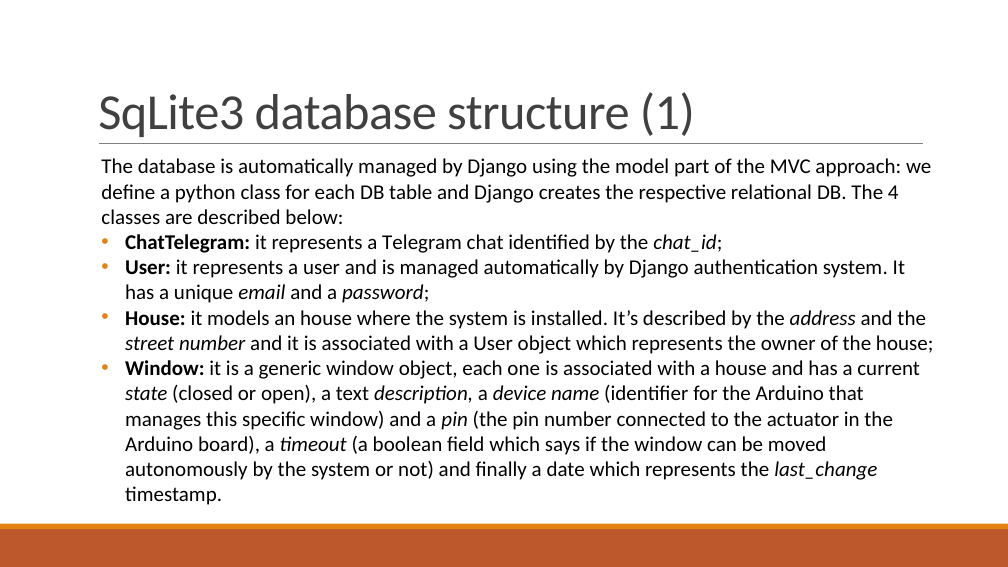
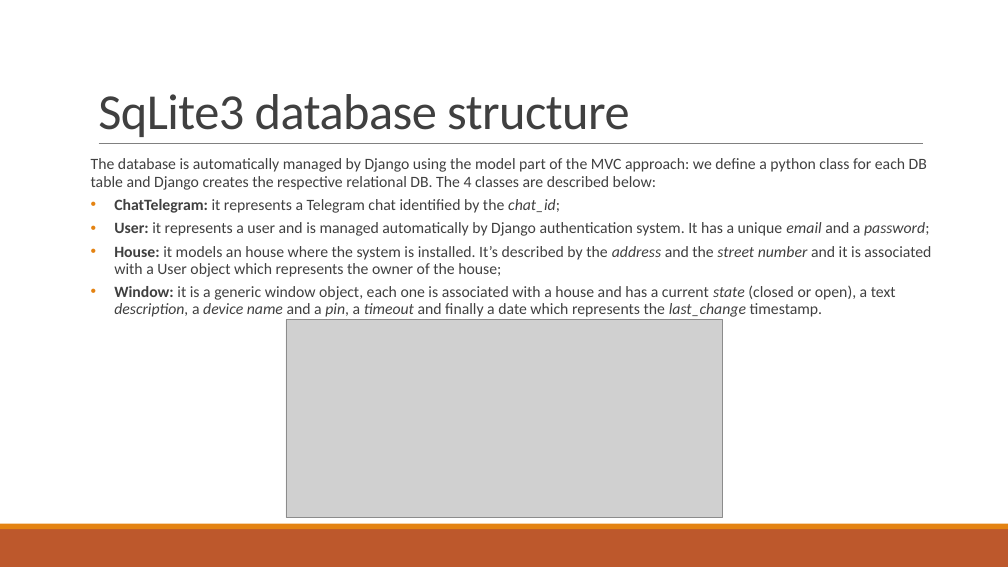
Before and after one commit to francescobaraldi/smart-neighborhood, a slide deck: slide 21 of Smart Neighborhood.pptx (slide 22 before the commit). Drawn at 1008x567 pixels with LibreOffice and Linux fonts; fonts in the diff are those of the drawing; grey boxes stand for pictures. Boxes give left, top, right and bottom in pixels: in the first picture for what was removed or moved away, otherwise in the second. Text is boxed around its words. In the diff, an @@ line names an element or a change of style, - is before the commit and + after.

Commit message:
Update ppt

```diff
--- a/Smart Neighborhood.pptx
+++ b/Smart Neighborhood.pptx
@@ title at [98, 94, 629, 137]: text changed @@
-SqLite3 database structure (1)
+SqLite3 database structure
@@ text at [91, 158, 931, 277]: size 20 to 15 pt, text colour #000000 to #404040 in "The database is automatically managed by Django ...", "ChatTelegram: it represents a Telegram chat identified ...", "User: it represents a user and is ...", "House: it models an house where the ..."; line spacing 1 to 0.9; more space between paragraphs @@
@@ text at [114, 285, 896, 317]: text changed; size 20 to 15 pt; text colour #000000 to #404040 @@
-• Window: it is a generic window object, each one is associated with a house and has a current state (closed or open), a text description, a device name (identifier for the Arduino that manages this specific window) and a pin (the pin number connected to the actuator in the Arduino board), a timeout (a boolean field which says if the window can be moved autonomously by the system or not) and finally a date which represents the last_change timestamp.
+• Window: it is a generic window object, each one is associated with a house and has a current state (closed or open), a text description, a device name and a pin, a timeout and finally a date which represents the last_change timestamp.
@@ picture added at [286, 320, 722, 517] @@
```
Also in this commit, not shown: 1 slide removed.
